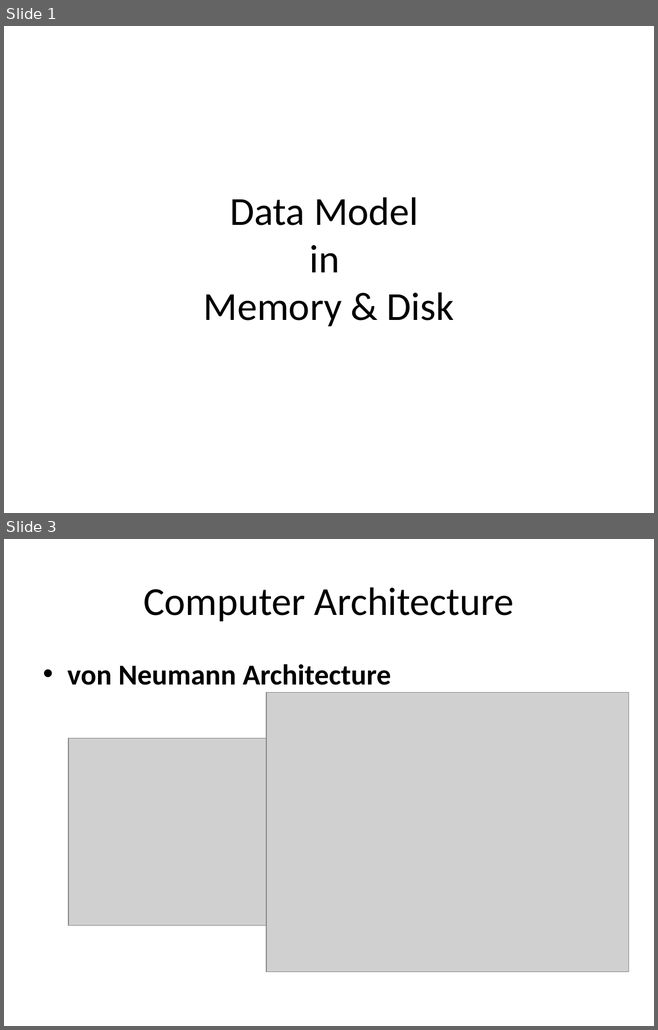
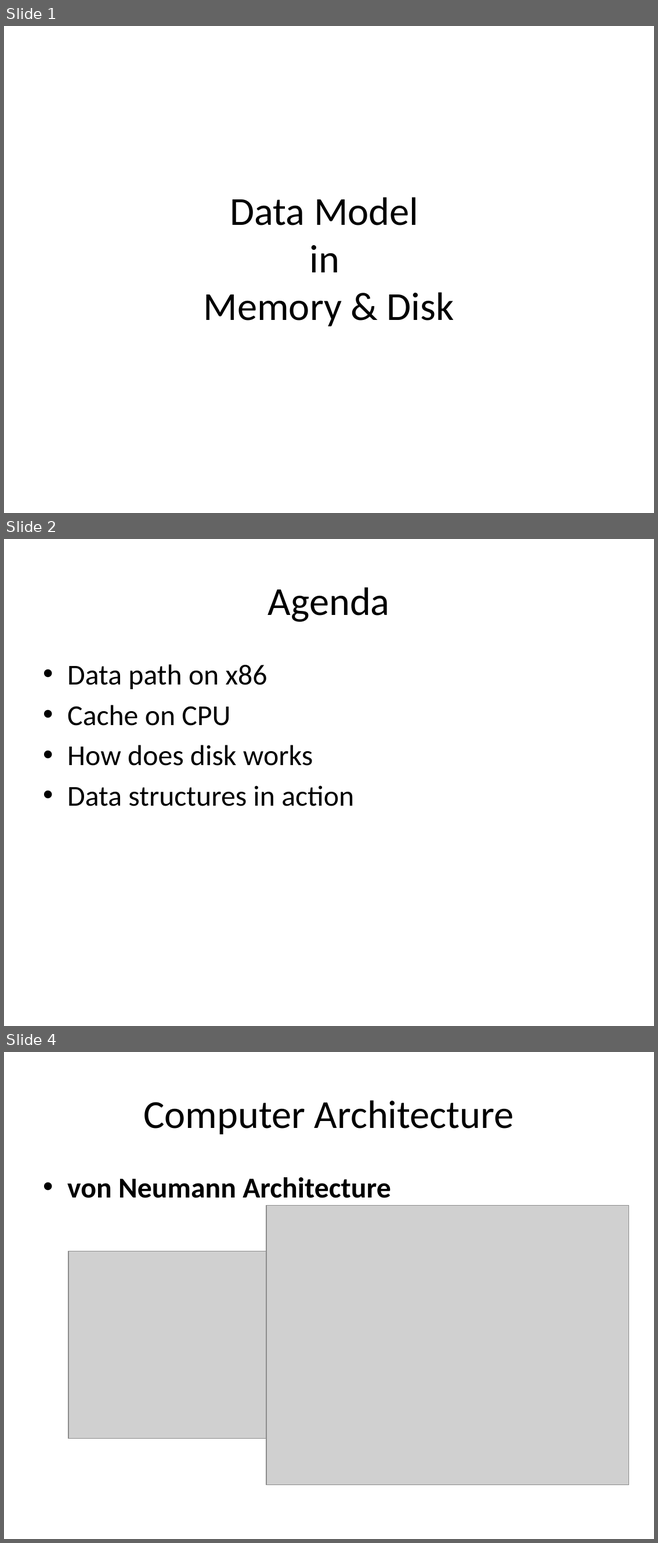
Before and after one commit to guhanjie/Knowledge-sharing, a slide deck: 数据存取模型.pptx. Shown one above the other, each under a label of ours: slides 1 and 3 before the commit, slides 1, 2 and 4 after it; the slides between them are not shown. The pictures are 658x1030 and 658x1543 pixels, drawn with LibreOffice and Linux fonts; fonts in the diff are those of the drawing; grey boxes stand for pictures. Boxes give left, top, right and bottom in pixels: in the first picture for what was removed or moved away, otherwise in the second. Text is boxed around its words. In the diff, an @@ line names an element or a change of style, - is before the commit and + after.

Commit message:
update on data model.pptx

```diff
--- a/数据存取模型.pptx
+++ b/数据存取模型.pptx
@@ slide 2 added at (4,539,654,1026), background #FFFFFF @@
@@ title added at (268,587,390,622), 44 pt, text #000000 @@
+Agenda
@@ text added at (67,664,354,806), 32 pt, text #000000 @@
+• Data path on x86
+• Cache on CPU
+• How does disk works
+• Data structures in action
@@ what was slide 3 is now slide 4 @@
```
Also in this commit, not shown: 2 slides changed, 7 other slides added.
